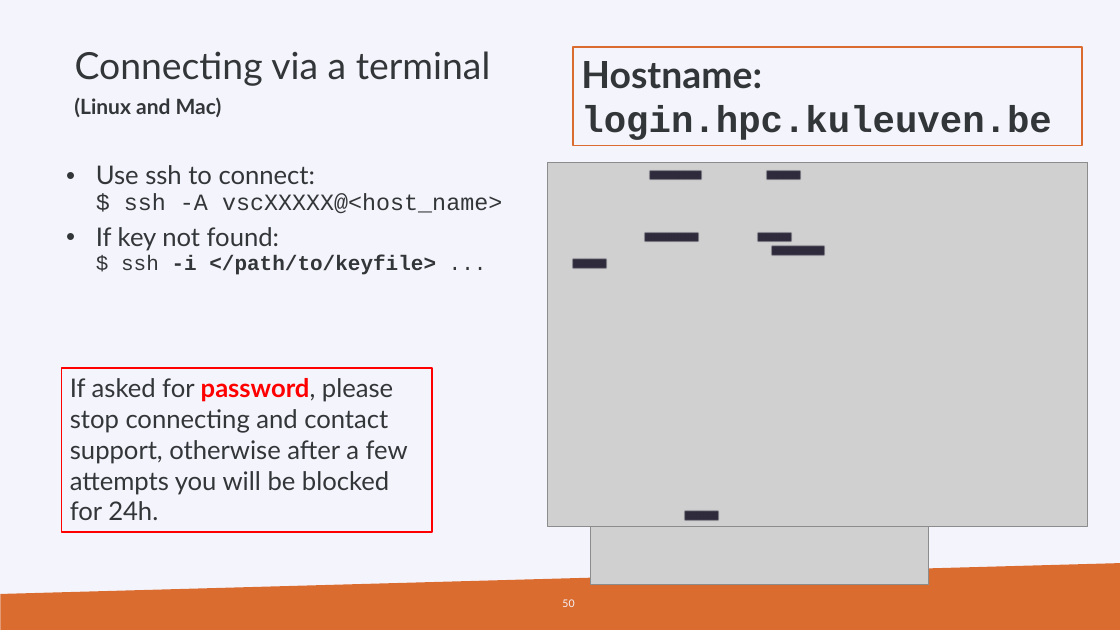
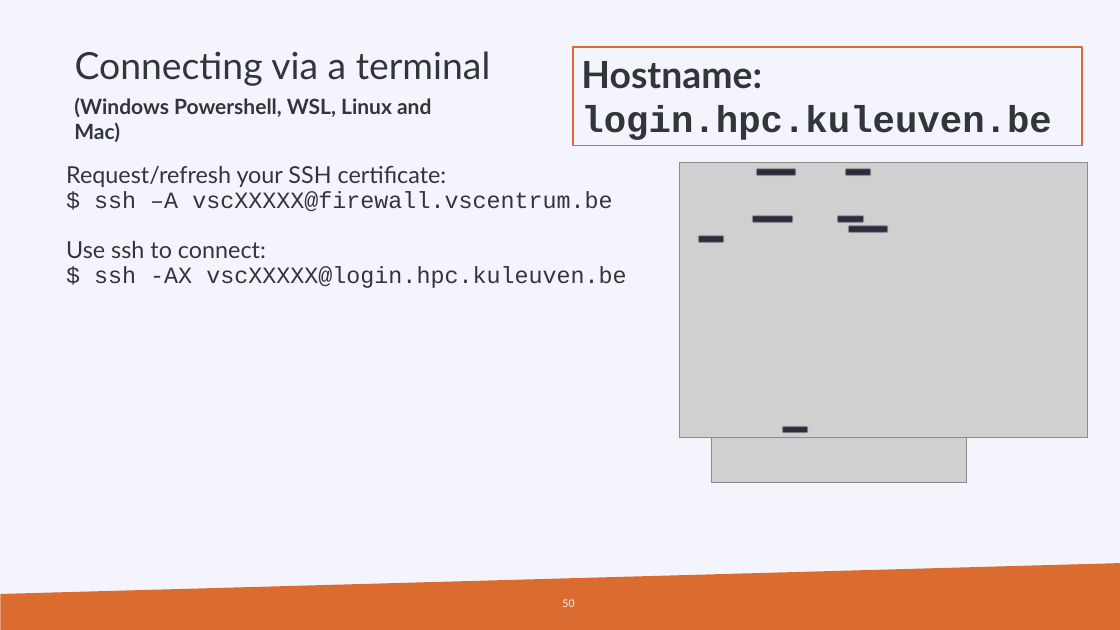
Before and after one commit to hpcleuven/HPC-intro, a slide deck: slide 50 of HPCintro.pptx. Drawn at 1120x630 pixels with LibreOffice and Linux fonts; fonts in the diff are those of the drawing; grey boxes stand for pictures; background and template pictures are left out. Boxes give left, top, right and bottom in pixels: in the first picture for what was removed or moved away, otherwise in the second. Text is boxed around its words. In the diff, an @@ line names an element or a change of style, - is before the commit and + after.

```diff
--- a/HPCintro.pptx
+++ b/HPCintro.pptx
@@ text at [74, 98, 431, 142]: text changed @@
-(Linux and Mac)
+(Windows Powershell, WSL, Linux and Mac)
@@ text at [66, 166, 626, 288]: text changed; size 22 to 20 pt @@
-• Use ssh to connect:
-  $ ssh -A vscXXXXX@<host_name>
-• If key not found:
-  $ ssh -i </path/to/keyfile> ...
+Request/refresh your SSH certificate:
+$ ssh –A vscXXXXX@firewall.vscentrum.be
+Use ssh to connect:
+$ ssh -AX vscXXXXX@login.hpc.kuleuven.be
@@ picture: place and size @@
-picture at [549, 162, 1088, 513]
+picture at [680, 162, 1088, 428]
@@ picture: place and size @@
-picture at [549, 163, 1088, 514]
+picture at [680, 163, 1088, 429]
@@ picture: place and size @@
-picture at [548, 163, 1087, 527]
+picture at [680, 163, 1088, 439]
@@ rectangle: place and size @@
-rectangle at [649, 169, 702, 180]
+rectangle at [756, 168, 797, 176]
@@ rectangle: place and size @@
-rectangle at [766, 169, 802, 180]
+rectangle at [844, 168, 872, 176]
@@ rectangle: place and size @@
-rectangle at [572, 258, 608, 269]
+rectangle at [697, 235, 724, 244]
@@ rectangle: place and size @@
-rectangle at [644, 232, 699, 243]
+rectangle at [752, 215, 794, 223]
@@ rectangle: place and size @@
-rectangle at [756, 232, 792, 243]
+rectangle at [837, 215, 864, 223]
@@ rectangle: place and size @@
-rectangle at [770, 245, 825, 256]
+rectangle at [848, 225, 889, 234]
@@ picture: place and size @@
-picture at [591, 338, 928, 585]
+picture at [712, 295, 967, 481]
@@ rectangle removed at [61, 368, 432, 532] @@
-If asked for password, please stop connecting and contact support, otherwise after a few attempts you will be blocked for 24h.
@@ rectangle: place and size @@
-rectangle at [684, 510, 720, 521]
+rectangle at [782, 425, 809, 434]
```
Also in this commit, not shown: 14 other slides changed, 1 slide added, 2 slides removed.
